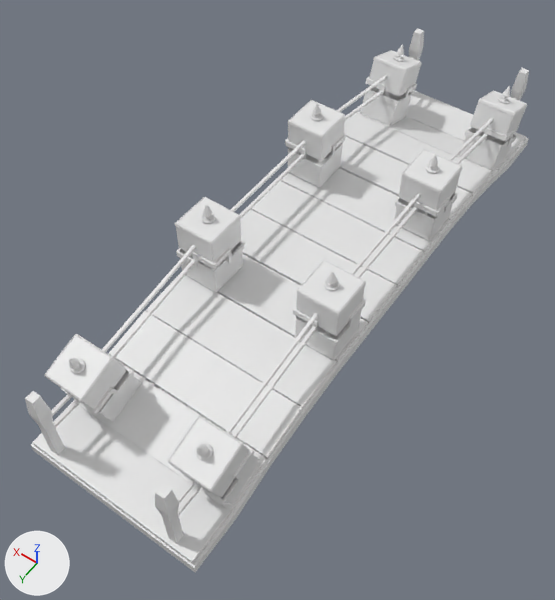
Before and after pictures for a commit that changed the Blender file Quem_sou_eu/Projeto Geral/Props/Props_Principais_Cenários/Ponte/assets/Ponteponte.blend.
The view is the same before and after, from a 50 mm lens placed at (-4.01, 10.69, 11.46), pointed at (1.4, 3.12, -0.43). Every picture has the same lights, and +X, +Y and +Z are marked at lower left.
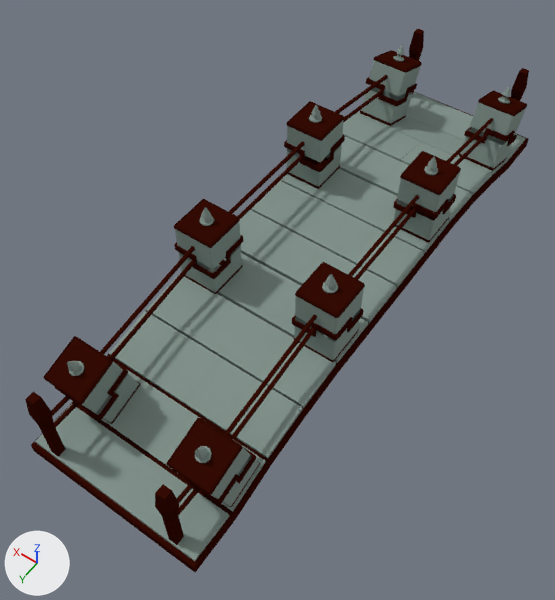
Location of each change, (x1, y1, x2, y2) in pixels of the pictures (555 x 600 px; the box of a moved part takes in the faces that stretch with it):
'Cube.002', added
    after: (174, 199, 365, 362)
    faces in mat_det_002 (dark red #350c04): (174, 199, 365, 362)
    faces in mat_base (grey #869690): (175, 207, 364, 360)
'Cube.003', added
    after: (44, 336, 260, 507)
    faces in mat_base_001 (dark red #350c04): (44, 336, 260, 507)
    faces in mat_det_001 (grey #869690): (67, 361, 259, 506)
'Cube.001', added
    after: (284, 101, 461, 242)
    faces in mat_base_1 (grey #869690): (286, 105, 460, 240)
    faces in mat_det (dark red #350c04): (284, 101, 461, 242)
'Cube.000', added
    after: (360, 44, 527, 171)
    faces in mat_bas (grey #869690): (361, 44, 526, 168)
    faces in mat_det_1 (dark red #350c04): (360, 50, 527, 171)
part 1 of me_cube_011, moved or reshaped
    before: (25, 391, 184, 544)
    after: (25, 391, 184, 545)
part 2 of me_cube_011, rebuilt
    before: (32, 402, 231, 564)
    after: (35, 404, 229, 561)
part 3 of me_cube_011, rebuilt
    before: (345, 90, 487, 164)
    after: (343, 91, 487, 166)
part 4 of me_cube_011, deleted
    before: (45, 44, 527, 505)
part 5 of me_cube_011, deleted
    before: (378, 84, 490, 144)
part 6 of me_cube_011, moved or reshaped
    before: (74, 91, 526, 512)
    after: (96, 92, 526, 511)
part 7 of me_cube_011, recoloured (white to red)
    both: (31, 28, 529, 572)
part 8 of me_cube_011, recoloured (white to grey)
    both: (109, 113, 493, 459)

The change, as a diff of the scene's bpy script:
```diff
--- a/Quem_sou_eu/Projeto Geral/Props/Props_Principais_Cenários/Ponte/assets/Ponteponte.blend.py
+++ b/Quem_sou_eu/Projeto Geral/Props/Props_Principais_Cenários/Ponte/assets/Ponteponte.blend.py
@@ mat_basep @@
+mat_basep = diffuse_material('BaseP')
+mat_basep.base_color = (0.0356, 0.00368, 0.00121)  # dark red #350c04
@@ mat_pchao @@
+mat_pchao = diffuse_material('Pchao')
+mat_pchao.base_color = (0.238, 0.305, 0.279)  # grey #869690
@@ me_cube_011 @@
 # used by ob_cube_004; location = (1.33, -0.73, -0.03); rotation_euler = (0.0425, 0.0, 0.0), in degrees (2.4, 0, 0); scale = (1.79, 0.521, 0.0461)
 # verts and faces of me_cube_011; kept vertices keep their numbers, new ones are numbered from 1874
-me_cube_011.from_pydata(...)  # 1874 vertices, 1588 faces; spans x -1.0..0.0, y -7.4..16.8, z -27.8..38.2
+me_cube_011.from_pydata(...)  # 274 vertices, 197 faces; spans x -1.0..0.0, y -7.4..16.8, z -27.8..28.0
+# me_cube_011 part 1: the loose piece of 16 vertices spanning x -0.8..-0.7, y 16.3..16.8, z -20.8..17.6 is moved by (0.0, 0.0, -0.4), in mat_basep (dark red #350c04)
+# me_cube_011 part 2: the loose piece of 8 vertices spanning x -1.0..0.0, y 14.8..16.8, z -22.2..-19.4 is rebuilt with 8 vertices and now spans x -1.0..0.0, y 14.9..16.7, z -23.1..-19.5, in mat_pchao (grey #869690)
+# me_cube_011 part 3: the loose piece of 8 vertices spanning x -0.8..-0.7, y -4.0..0.6, z 9.1..17.0 is rebuilt with 8 vertices and now spans x -0.8..-0.7, y -3.9..0.7, z 9.1..17.0, in mat_basep (dark red #350c04)
+# me_cube_011 part 4: 43 loose pieces with 1592 vertices, spanning x -1.0..-0.5, y -5.9..15.6, z -18.9..38.2, are deleted
+# me_cube_011 part 5
+delete_vertices([*range(136, 144)])  # with the faces that use them
+delete_faces([(1852, 1853, 1857, 1856), (1860, 1861, 1865, 1864), (1868, 1869, 1873, 1872)])
+# me_cube_011 part 6
+# 10 vertices are removed from x -1.0..0.0, y -7.3..14.8, z -21.2..-9.7
+# 13 faces are deleted
+# 5 vertices are added at (-1.0, 14.7, -21.2), (-1.0, 14.8, -19.3), (-1.0, 13.1, -11.8), (-1.0, -7.3, -10.7), (-1.0, -5.4, -10.5)
+# 5 new vertices lie (1.0, 0.0, 0.0) away from vertices in x -1.0, y -7.3..14.8, z -21.2..-10.5
+# 12 new faces join them, mat_pchao (grey #869690)
+# me_cube_011 part 7: 119 faces spanning x -1.0..0.0, y -7.4..16.8, z -27.8..28.0 switch from no material to mat_basep (dark red #350c04)
+# me_cube_011 part 8: 43 faces spanning x -1.0..0.0, y -7.3..12.9, z -13.1..0.6 switch from no material to mat_pchao (grey #869690)
@@ ob_cube_000 @@
+ob_cube_000 = bpy.data.objects.new('Cube.000', me_cube_000)  # 412 vertices, 345 faces; spans x -1.0..-0.5, y -5.9..-3.6, z -10.4..28.8; in mat_det_1 (dark red #350c04), mat_bas (grey #869690); modifiers MIRROR
+ob_cube_000.location = (1.33, -0.73, -0.03)
+ob_cube_000.rotation_euler = (0.0425, 0.0, 0.0)  # degrees (2.4, 0, 0)
+ob_cube_000.scale = (1.79, 0.521, 0.0461)
@@ ob_cube_001 @@
+ob_cube_001 = bpy.data.objects.new('Cube.001', me_cube_001)  # 400 vertices, 342 faces; spans x -1.0..-0.5, y -5.9..-3.6, z -10.4..28.8; in mat_det (dark red #350c04), mat_base_1 (grey #869690); modifiers MIRROR
+ob_cube_001.location = (1.33, 2.34, -0.29)
+ob_cube_001.rotation_euler = (-0.28, 0.0, 0.0)  # degrees (-16, 0, 0)
+ob_cube_001.scale = (1.79, 0.521, 0.0461)
@@ ob_cube_002 @@
+ob_cube_002 = bpy.data.objects.new('Cube.002', me_cube_002)  # 400 vertices, 342 faces; spans x -1.0..-0.5, y -5.9..-3.6, z -10.4..28.8; in mat_det_002 (dark red #350c04), mat_base (grey #869690); modifiers MIRROR
+ob_cube_002.location = (1.33, 5.86, -0.29)
+ob_cube_002.rotation_euler = (-0.28, 0.0, 0.0)  # degrees (-16, 0, 0)
+ob_cube_002.scale = (1.79, 0.521, 0.0461)
@@ ob_cube_003 @@
+ob_cube_003 = bpy.data.objects.new('Cube.003', me_cube_003)  # 400 vertices, 342 faces; spans x -1.0..-0.5, y -5.7..-3.6, z -10.9..28.3; in mat_det_001 (grey #869690), mat_base_001 (dark red #350c04); modifiers MIRROR
+ob_cube_003.location = (1.33, 8.72, -1.29)
+ob_cube_003.rotation_euler = (-0.538, 0.0, 0.0)  # degrees (-31, 0, 0)
+ob_cube_003.scale = (1.79, 0.521, 0.0461)
```
